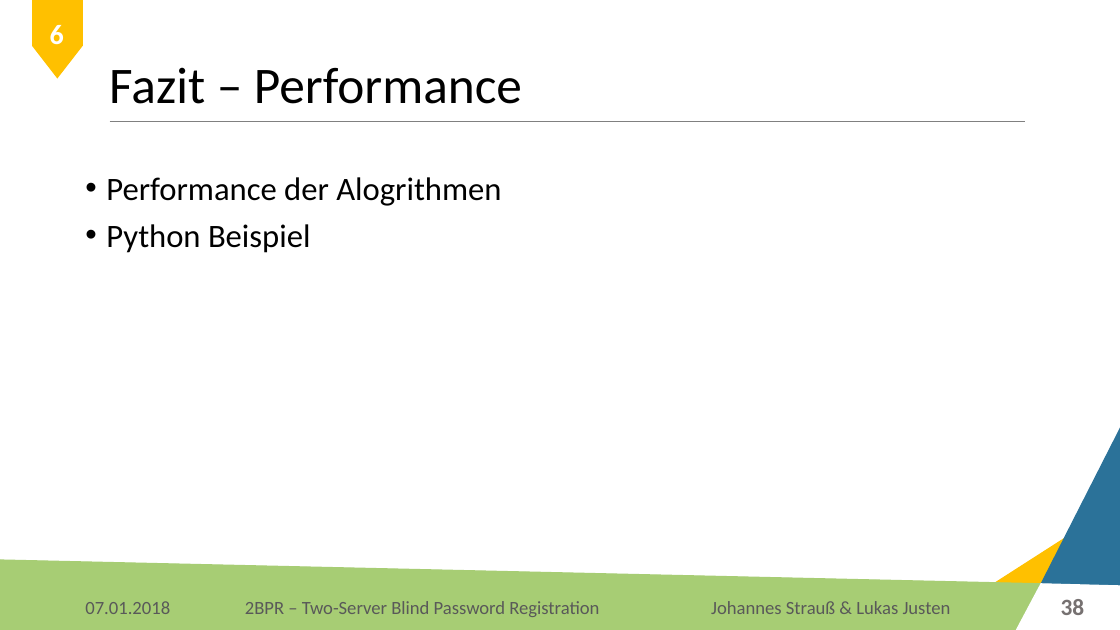
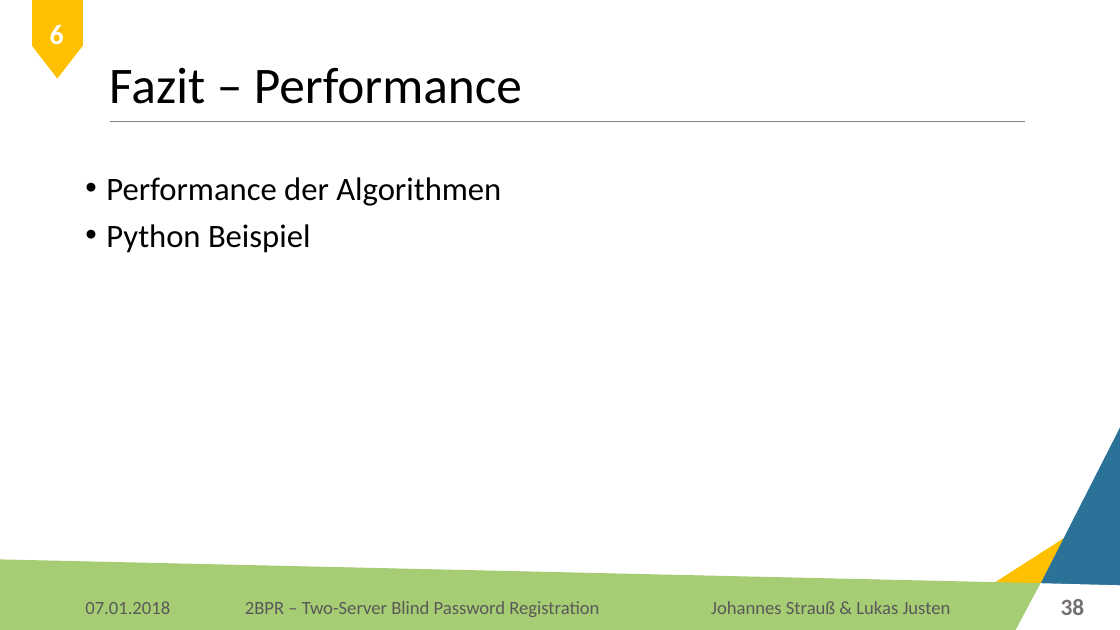
Before and after one commit to Lukas-Justen/IT-Security-2BPR, a slide deck: slide 38 of 2BPR.pptx. Drawn at 1120x630 pixels with LibreOffice and Linux fonts; fonts in the diff are those of the drawing; background and template pictures are left out. Boxes give left, top, right and bottom in pixels: in the first picture for what was removed or moved away, otherwise in the second. Text is boxed around its words. In the diff, an @@ line names an element or a change of style, - is before the commit and + after.

```diff
--- a/2BPR.pptx
+++ b/2BPR.pptx
@@ text at <box>106,177,501,206</box>: text changed @@
-• Performance der Alogrithmen
+• Performance der Algorithmen
```
Also in this commit, not shown: 1 other slide changed, 1 slide added.
